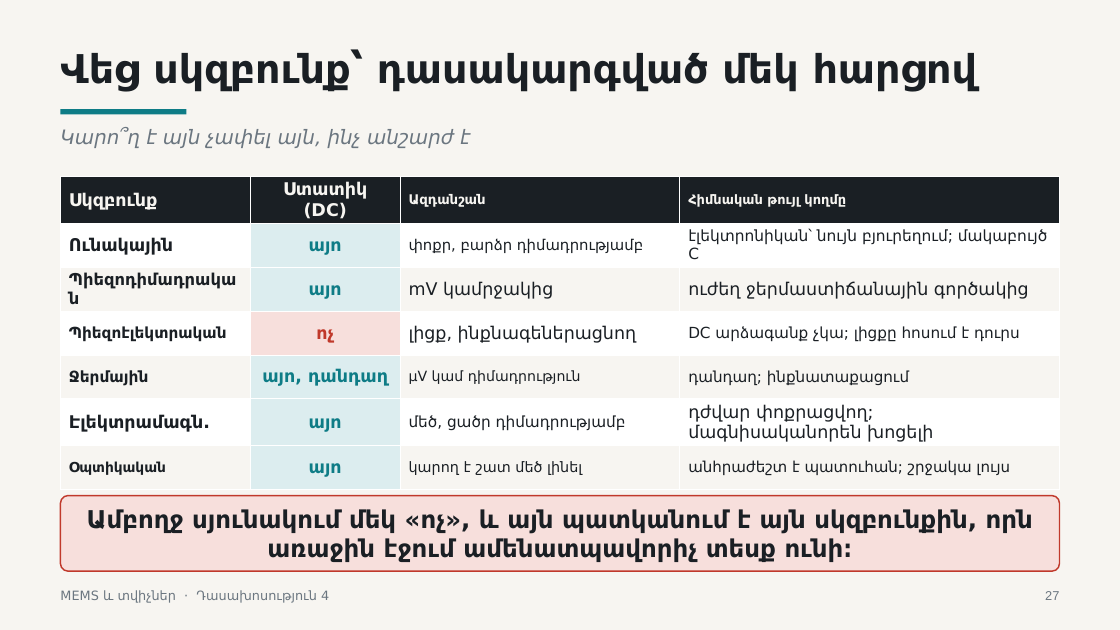
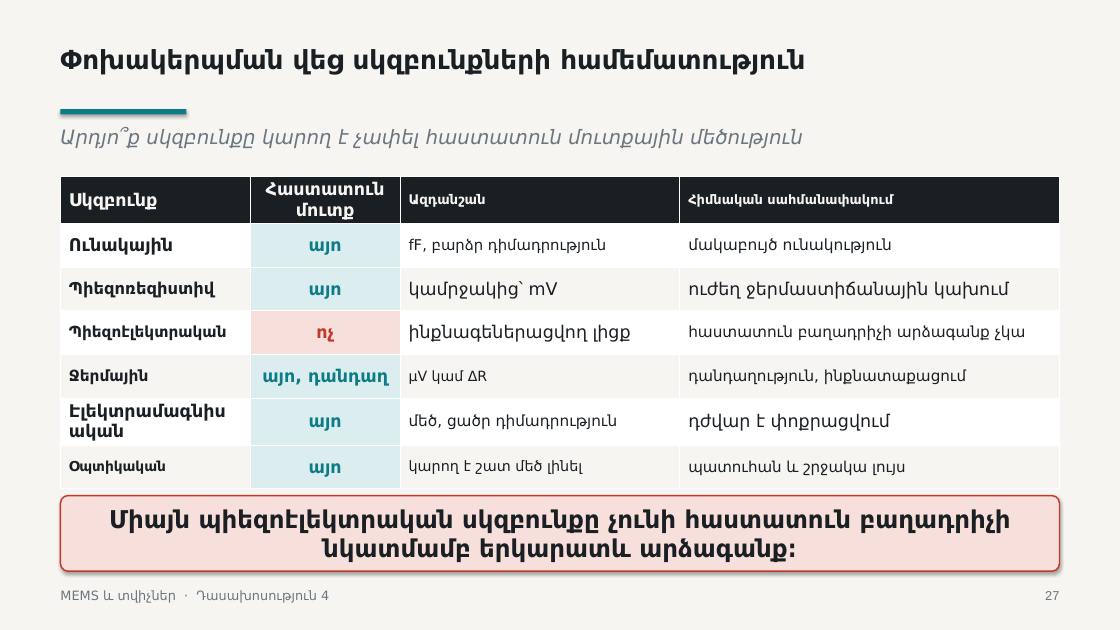
Before and after one commit to Vhovh99/mems-and-sensors-subject, a slide deck: slide 27 of lectures/lecture-04/output/L4-MEMS-structures-transduction-and-packaging-HY.pptx. Drawn at 1120x630 pixels with LibreOffice and Linux fonts; fonts in the diff are those of the drawing. Boxes give left, top, right and bottom in pixels: in the first picture for what was removed or moved away, otherwise in the second. Text is boxed around its words. In the diff, an @@ line names an element or a change of style, - is before the commit and + after.

```diff
--- a/lectures/lecture-04/output/L4-MEMS-structures-transduction-and-packaging-HY.pptx
+++ b/lectures/lecture-04/output/L4-MEMS-structures-transduction-and-packaging-HY.pptx
@@ text at (x1=60, y1=49, x2=805, y2=75): text changed; size 34 to 22.5 pt @@
-Վեց սկզբունք՝ դասակարգված մեկ հարցով
+Փոխակերպման վեց սկզբունքների համեմատություն
@@ text at (x1=60, y1=128, x2=803, y2=148): text changed @@
-Կարո՞ղ է այն չափել այն, ինչ անշարժ է
+Արդյո՞ք սկզբունքը կարող է չափել հաստատուն մուտքային մեծություն
@@ table at (x1=60, y1=176, x2=1060, y2=482) @@
-row 1, column 2: Ստատիկ (DC)
+row 1, column 2: Հաստատուն մուտք
-row 1, column 4: Հիմնական թույլ կողմը
+row 1, column 4: Հիմնական սահմանափակում
-row 2, column 3: փոքր, բարձր դիմադրությամբ
+row 2, column 3: fF, բարձր դիմադրություն
-row 2, column 4: էլեկտրոնիկան՝ նույն բյուրեղում; մակաբույծ C
+row 2, column 4: մակաբույծ ունակություն
-row 3: Պիեզոդիմադրական | այո | mV կամրջակից | ուժեղ ջերմաստիճանային գործակից
+row 3: Պիեզոռեզիստիվ | այո | կամրջակից՝ mV | ուժեղ ջերմաստիճանային կախում
-row 4, column 3: լիցք, ինքնագեներացնող
+row 4, column 3: ինքնագեներացվող լիցք
-row 4, column 4: DC արձագանք չկա; լիցքը հոսում է դուրս
+row 4, column 4: հաստատուն բաղադրիչի արձագանք չկա
-row 5, column 3: µV կամ դիմադրություն
+row 5, column 3: µV կամ ΔR
-row 5, column 4: դանդաղ; ինքնատաքացում
+row 5, column 4: դանդաղություն, ինքնատաքացում
-row 6: Էլեկտրամագն. | այո | մեծ, ցածր դիմադրությամբ | դժվար փոքրացվող; մագնիսականորեն խոցելի
+row 6: Էլեկտրամագնիսական | այո | մեծ, ցածր դիմադրություն | դժվար է փոքրացվում
-row 7, column 4: անհրաժեշտ է պատուհան; շրջակա լույս
+row 7, column 4: պատուհան և շրջակա լույս
@@ shadow on in 3 elements at (x1=0, y1=0, x2=1120, y2=630), (x1=60, y1=109, x2=187, y2=114), (x1=60, y1=496, x2=1060, y2=571) @@
@@ text in rounded rectangle at (x1=109, y1=509, x2=1011, y2=562): text changed @@
-Ամբողջ սյունակում մեկ «ոչ», և այն պատկանում է այն սկզբունքին, որն առաջին էջում ամենատպավորիչ տեսք ունի։
+Միայն պիեզոէլեկտրական սկզբունքը չունի հաստատուն բաղադրիչի նկատմամբ երկարատև արձագանք։
```
Also in this commit, not shown: 41 other slides changed, 4 other files.
